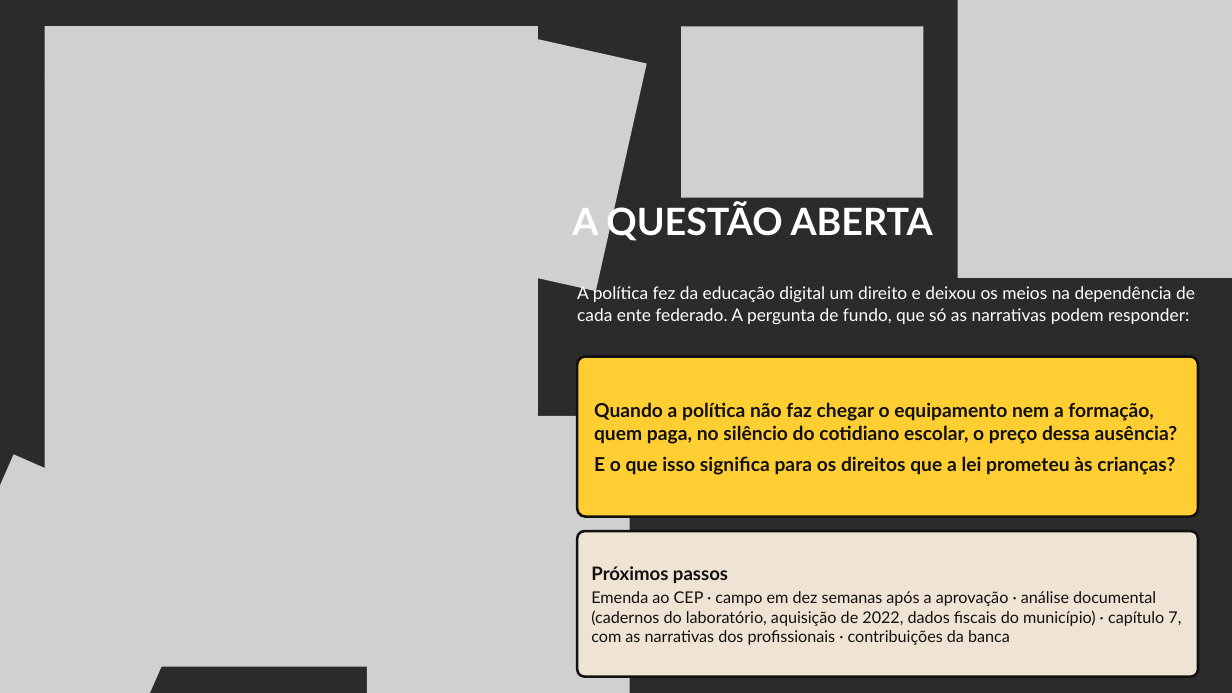
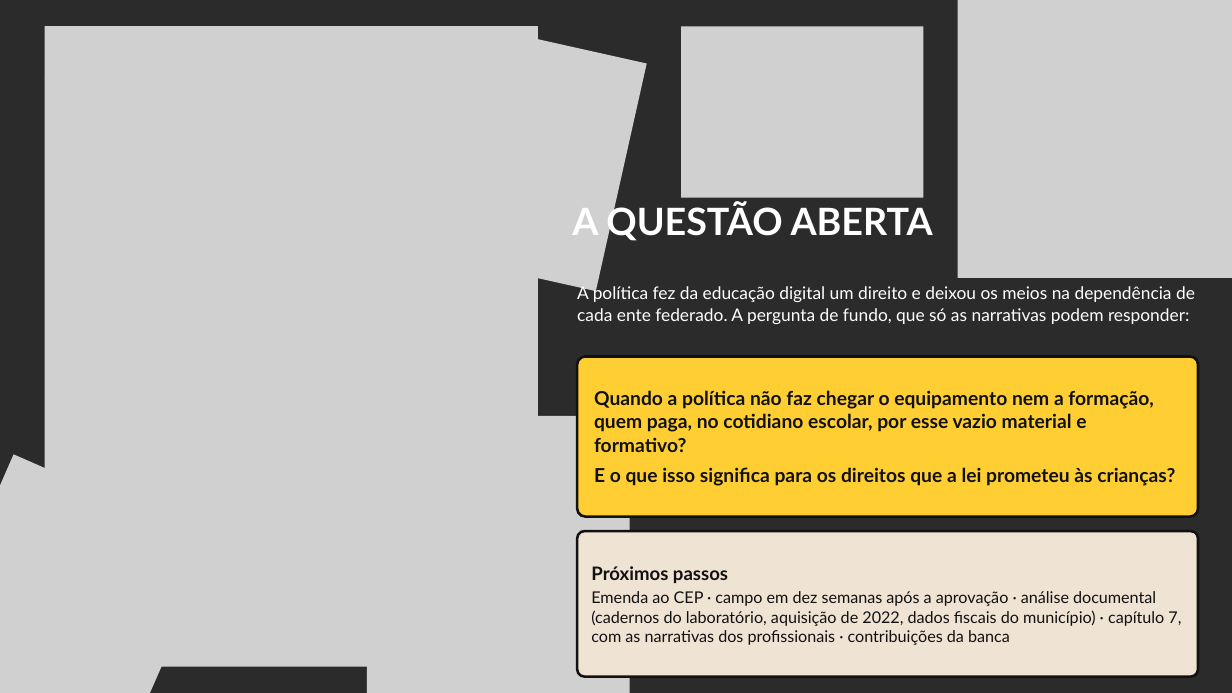
Before and after one commit to yzynya-beep/Tese, a slide deck: slide 27 of apresentacao_qualificacao/Qualificacao_PNED_Pipa.pptx. Drawn at 1232x693 pixels with LibreOffice and Linux fonts; fonts in the diff are those of the drawing; grey boxes stand for pictures; background and template pictures are left out; a plain dark background stands for a picture behind light text. Boxes give left, top, right and bottom in pixels: in the first picture for what was removed or moved away, otherwise in the second. Text is boxed around its words. In the diff, an @@ line names an element or a change of style, - is before the commit and + after.

```diff
--- a/apresentacao_qualificacao/Qualificacao_PNED_Pipa.pptx
+++ b/apresentacao_qualificacao/Qualificacao_PNED_Pipa.pptx
@@ text in rounded rectangle at bbox=[594, 390, 1153, 452]: text changed @@
-Quando a política não faz chegar o equipamento nem a formação, quem paga, no silêncio do cotidiano escolar, o preço dessa ausência?
+Quando a política não faz chegar o equipamento nem a formação, quem paga, no cotidiano escolar, por esse vazio material e formativo?
```
Also in this commit, not shown: 3 other files.
